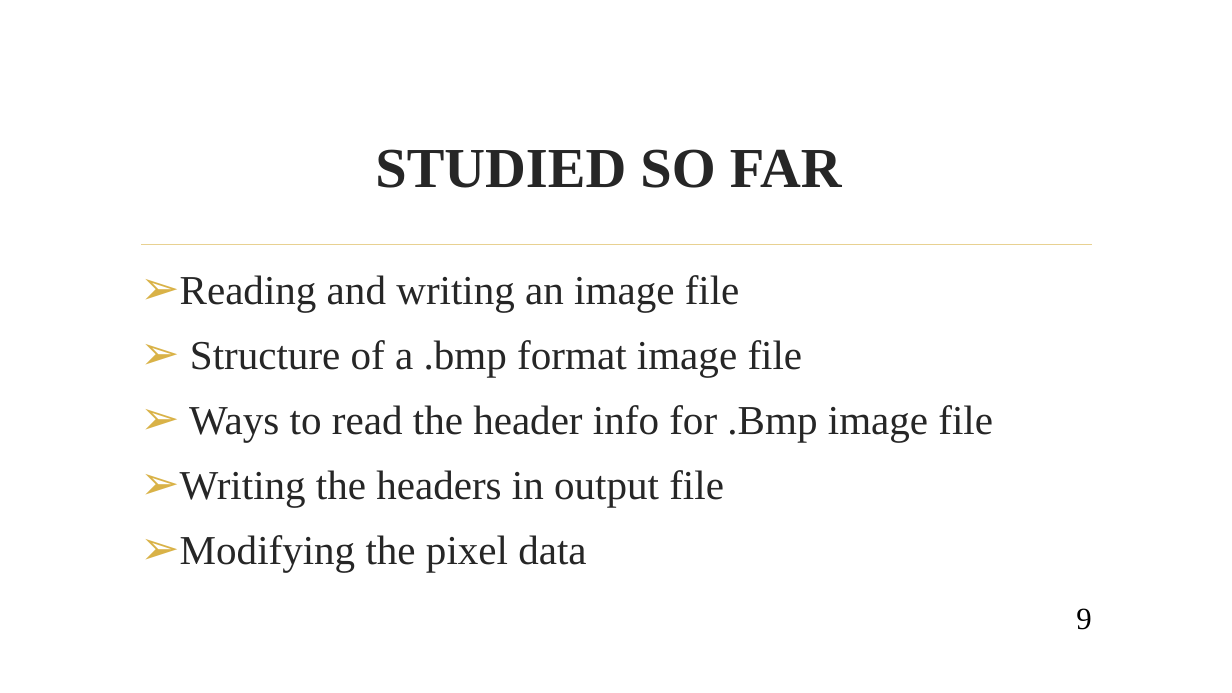
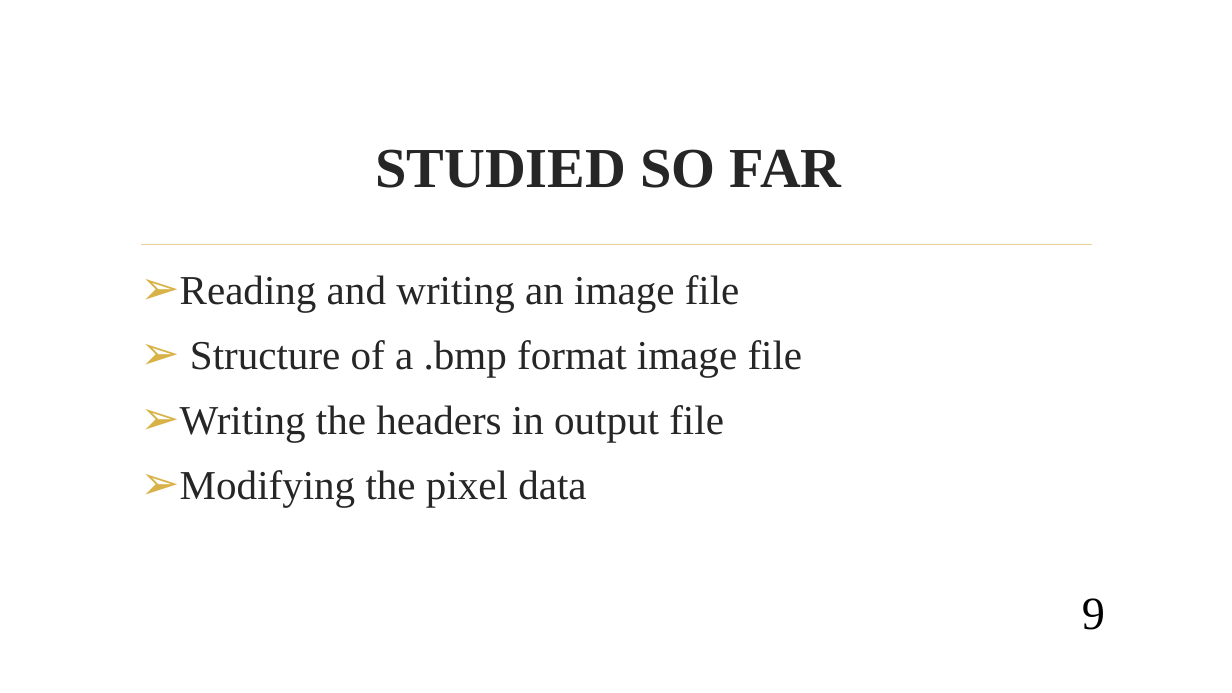
Before and after one commit to jsureka/ImageX, a slide deck: slide 9 of SOFTWARE PROJECT LAB -1.pptx. Drawn at 1232x693 pixels with LibreOffice and Linux fonts; fonts in the diff are those of the drawing; background and template pictures are left out. Boxes give left, top, right and bottom in pixels: in the first picture for what was removed or moved away, otherwise in the second. Text is boxed around its words. In the diff, an @@ line names an element or a change of style, - is before the commit and + after.

```diff
--- a/SOFTWARE PROJECT LAB -1.pptx
+++ b/SOFTWARE PROJECT LAB -1.pptx
@@ text at (189,405,993,442): paragraph removed @@
-➢ Ways to read the header info for .Bmp image file
@@ page number: place and size @@
-page number at (1076,608,1091,630)
+page number at (1082,598,1105,630)
@@ page number at (1082,598,1105,630): size 24 to 36 pt @@
```
Also in this commit, not shown: 10 other slides changed, 3 slides added, 6 other files.
